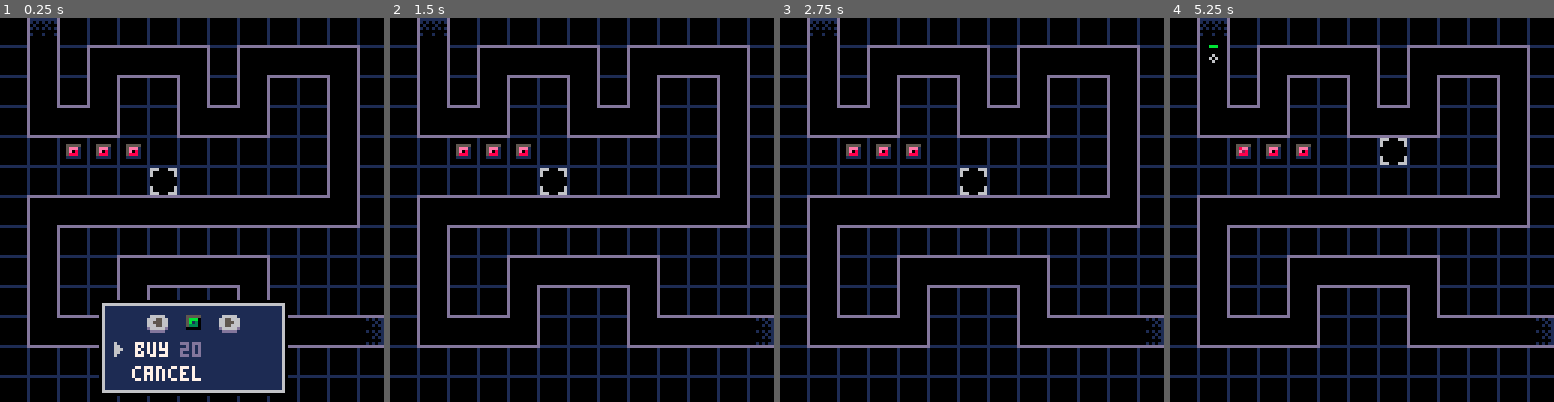
Above: before the commit, frames 1-4 (left to right).
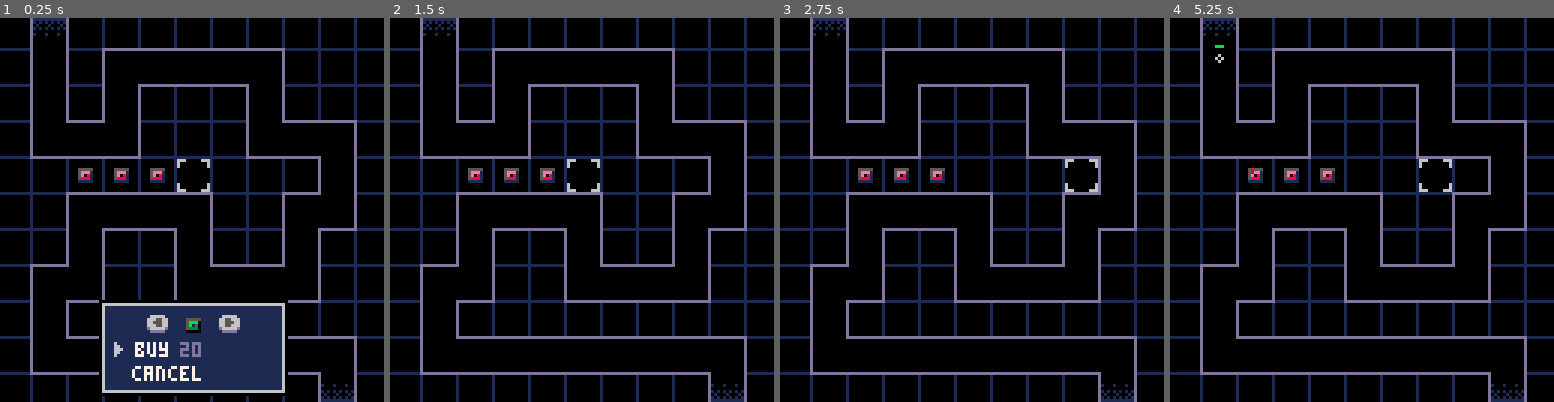
Above: after the commit, the same moments.

Repository: beardedsakimonkey/pixel_td.p8
Game: PICO-8 cartridge pixel_td.p8
Same seed, same stepped clock (60 frames per second), same inputs: the game is played once before the commit and once after it.
Inputs:
- Up to frame 1 (0.25 s): no input
- Up to frame 2 (1.5 s): tap X (X key) at 0.33, 1.07 s; tap O (Z key) at 0.7 s
- Up to frame 3 (2.75 s): hold Right 1.6-2.1 s; tap O (Z key) at 1.7, 2.1, 2.5 s; tap X (X key) at 1.85 s; hold Up 2.15-2.42 s; hold Right from 2.47 s (still down)
- Up to frame 4 (5.25 s): tap O (Z key) every 0.4 s from 2.9 to 4.9 s; tap X (X key) at 2.97, 4.08, 5.2 s; release Right at 3.03 s; hold Left 3.08-3.58 s; hold Down 3.63-3.97 s; hold Right 4.02-4.68 s; hold Up 4.73-5.03 s; hold Left from 5.08 s (still down)

The runs differ from the first frame. In frame 1, 23% of the frame differs, in the area x 0-100%, y 0-100%; in frame 2, 27%; in frame 3, 27%; in frame 4, 27%.

Commit message:
increase cell size

Diff:
--- a/core.lua
+++ b/core.lua
@@ -5,27 +5,28 @@
     {x=1,  y=3,  c=corner.BL},
     {x=3,  y=3,  c=corner.BR},
     {x=3,  y=1,  c=corner.TL},
-    {x=6,  y=1,  c=corner.TR},
-    {x=6,  y=3,  c=corner.BL},
-    {x=8,  y=3,  c=corner.BR},
-    {x=8,  y=1,  c=corner.TL},
-    {x=11, y=1,  c=corner.TR},
-    {x=11, y=6,  c=corner.BR},
-    {x=1,  y=6,  c=corner.TL},
-    {x=1,  y=10, c=corner.BL},
-    {x=4,  y=10, c=corner.BR},
-    {x=4,  y=8,  c=corner.TL},
-    {x=8,  y=8,  c=corner.TR},
-    {x=8,  y=10, c=corner.BL},
-    {x=12, y=10, c=corner.RIGHT},
+    {x=7,  y=1,  c=corner.TR},
+    {x=7,  y=3,  c=corner.BL},
+    {x=9,  y=3,  c=corner.TR},
+    {x=9,  y=5,  c=corner.BR},
+    {x=8,  y=5,  c=corner.TL},
+    {x=8,  y=7,  c=corner.BR},
+    {x=5,  y=7,  c=corner.BL},
+    {x=5,  y=5,  c=corner.TR},
+    {x=2,  y=5,  c=corner.TL},
+    {x=2,  y=7,  c=corner.BR},
+    {x=1,  y=7,  c=corner.TL},
+    {x=1,  y=9,  c=corner.BL},
+    {x=9,  y=9,  c=corner.TR},
+    {x=9,  y=10, c=corner.BOT},
 }
 grid_bitmap = {}
 path_points = {}
 sel = {
-    dst_x=50, dst_y=50,
-    x=50, y=50,
-    src_x=50, src_y=50,
-    ts_x=0, ts_y=0, -- animation start time
+    dst_x=58, dst_y=46,
+        x=58,     y=46,
+    src_x=58, src_y=46,
+    tx=0, ty=0, -- animation start time
 }
 enemies = {}
 towers = {}
@@ -39,13 +40,32 @@
 shop_pressing_right = false
 shop_pressing_left = false
 
+-- Convert grid coordinates to pixel coordinates
+local function g2p(cell)
+    local top  = (cell.y * 12) - 2
+    local left = (cell.x * 12) - 2
+    return {top=top, left=left, bot=top+12, right=left+12}
+end
+
+-- Convert pixel coordinates to grid coordinates
+local function p2g(x, y)
+    return {
+        x=flr((x+2)/12),
+        y=flr((y+2)/12),
+    }
+end
+
 --------------------------------------------------------------------------------
 -- INIT
 --------------------------------------------------------------------------------
 function _init()
+    poke(0x5f5c, 9) -- key repeat delay
+    poke(0x5f5d, 3) -- key repeat interval
+
     -- Set up auxiliary data structures
     init_grid_bitmap()
     init_path_points()
+
     -- Make towers
     make_tower(TWR.red, 4, 4)
     make_tower(TWR.red, 3, 4)
@@ -54,10 +74,10 @@
 
 -- Helps impl of selection movement
 function init_grid_bitmap()
-    for i = 1, 13 do
+    for _=0, 10 do
         add(grid_bitmap, {0, 0, 0, 0, 0, 0, 0, 0, 0, 0, 0, 0, 0})
     end
-    for i = 2, #map do
+    for i=2, #map do
         local ca, cb = map[i-1], map[i]
         if ca.x == cb.x then
             local step = ca.y < cb.y and 1 or -1
@@ -76,9 +96,10 @@
 -- Helps impl of enemy movement
 function init_path_points()
     for i = 1, #map do
+        local p = g2p(map[i])
         add(path_points, {
-            x = map[i].x * 10 + 4,
-            y = map[i].y * 10 + 4,
+            x = p.left + 6,
+            y = p.top + 6,
         })
     end
 end
@@ -122,22 +143,22 @@
         if btnp(B.up)    then move_selection(B.up) end
         if btnp(B.down)  then move_selection(B.down) end
     end
-    if sel.ts_x ~= 0 then -- is animating
-        local dt = min(1, (time() - sel.ts_x)*4)
+    if sel.tx ~= 0 then -- is animating
+        local dt = min(1, (time() - sel.tx)*6)
         if dt == 1 then -- done animating
             sel.x = sel.dst_x
             sel.src_x = sel.dst_x
-            sel.ts_x = 0
+            sel.tx = 0
         else
             sel.x = lerp(sel.src_x, sel.dst_x, easeout(dt))
         end
     end
-    if sel.ts_y ~= 0 then -- is animating
-        local dt = min(1, (time() - sel.ts_y)*4)
+    if sel.ty ~= 0 then -- is animating
+        local dt = min(1, (time() - sel.ty)*6)
         if dt == 1 then -- done animating
             sel.y = sel.dst_y
             sel.src_y = sel.dst_y
-            sel.ts_y = 0
+            sel.ty = 0
         else
             sel.y = lerp(sel.src_y, sel.dst_y, easeout(dt))
         end
@@ -247,8 +268,9 @@
                 -- Todo: what happens when enemy dies from another bullet?
                 -- perhaps we keep enemy objects around with a 'dead' flag until
                 -- all of them are dead?
+                local p = g2p(twr)
                 add(twr.bullets, {
-                    x=twr.x*10+4, y=twr.y*10+4,
+                    x=p.left+6, y=p.top+6,
                     rotation=0,
                     enemy=enmy,
                     particles={},
@@ -345,15 +367,16 @@
 end
 
 function twr_is_selected(twr)
-    local x, y = sel.dst_x/10, sel.dst_y/10
-    return twr.x == x and twr.y == y
+    local g = p2g(sel.dst_x, sel.dst_y)
+    return twr.x == g.x and twr.y == g.y
 end
 
 -- Todo: this doesn't actually do the moving
 function move_selection(dir)
     -- Find destination cell
-    local dst_x = sel.dst_x / 10
-    local dst_y = sel.dst_y / 10
+    local g = p2g(sel.dst_x, sel.dst_y)
+    local dst_x = g.x
+    local dst_y = g.y
     local cell_dx = dir == B.right and 1 or dir == B.left and -1 or 0
     local cell_dy = dir == B.down and  1 or dir == B.up   and -1 or 0
     while true do
@@ -362,7 +385,7 @@
         dst_y += cell_dy
         -- bail if we reached a boundary
         if dst_x <= 0 or dst_y <= 0 or
-            dst_x >= 12 or dst_y >= 12 then
+            dst_x >= 10 or dst_y >= 10 then
             return
         end
         -- break if it's a valid cell
@@ -374,25 +397,26 @@
     if cell_dx ~= 0 then
         if sel.x ~= sel.dst_x then
             sel.src_x = sel.x
-            sel.ts_x = time()
-        end
-        if sel.ts_x == 0 then
-            sel.ts_x = time()
+            sel.tx = time()
+        end
+        if sel.tx == 0 then
+            sel.tx = time()
         end
     end
     if cell_dy ~= 0 then
         if sel.y ~= sel.dst_y then
             sel.src_y = sel.y
-            sel.ts_y = time()
-        end
-        if sel.ts_y == 0 then
-            sel.ts_y = time()
+            sel.ty = time()
+        end
+        if sel.ty == 0 then
+            sel.ty = time()
         end
     end
 
     -- Update destination
-    sel.dst_x = dst_x * 10
-    sel.dst_y = dst_y * 10
+    local p = g2p({x=dst_x, y=dst_y})
+    sel.dst_x = p.left
+    sel.dst_y = p.top
 end
 
 --------------------------------------------------------------------------------
@@ -402,8 +426,8 @@
     cls(C.black)
 
     -- Draw grid lines
-    for y = 9, 127, 10 do line(0, y, 127, y, C.dark_blue) end
-    for x = 9, 127, 10 do line(x, 0, x, 127, C.dark_blue) end
+    for y = 10, 127, 12 do line(0, y, 127, y, C.dark_blue) end
+    for x = 10, 127, 12 do line(x, 0, x, 127, C.dark_blue) end
 
     -- Draw path
     for i = 2, #map do
@@ -414,45 +438,36 @@
         rect(ca.x, ca.y, cb.x, cb.y, C.indigo)
 
         -- cover up unwanted borders
-        local top   = (cell_a.y * 10) - 1
-        local left  = (cell_a.x * 10) - 1
-        local bot   = top + 10
-        local right = left + 10
+        local a = g2p(cell_a)
         if cell_a.c == corner.BL then
-            line(right, bot-1, right, top+1, C.black)
+            line(a.right, a.bot-1, a.right, a.top+1, C.black)
         elseif cell_a.c == corner.BR then
-            line(left+1, top, right-1, top, C.black)
+            line(a.left+1, a.top, a.right-1, a.top, C.black)
         elseif cell_a.c == corner.TL then
-            line(left+1, bot, right-1, bot, C.black)
+            line(a.left+1, a.bot, a.right-1, a.bot, C.black)
         elseif cell_a.c == corner.TR then
-            line(left, bot-1, left, top+1, C.black)
+            line(a.left, a.bot-1, a.left, a.top+1, C.black)
         end
 
         -- draw path enter/exit decoration
         for j = 1, #map, #map-1 do
             local c = map[j].c
-            local sp, w, h
-            if c == corner.TOP or c == corner.BOT then
-                sp = 10
-                w = 2
-                h = 1
-            else
-                sp = 12
-                w = 1
-                h = 2
-            end
-            local flip_x = c == corner.LEFT
+            local spr_x = (c == corner.TOP or c == corner.BOT) and 80 or 96
+            local flip_x = c == corner.RIGHT
             local flip_y = c == corner.BOT
-            spr(sp, map[j].x*10, map[j].y*10, w, h, flip_x, flip_y)
+            local p = g2p(map[j])
+            local top = mid(0, p.top, 116)
+            local left = mid(0, p.left, 117)
+            sspr(spr_x, 0, 12, 12, left, top, 12, 12, flip_x, flip_y)
         end
     end
 
     -- Draw selection
     do
-        local top   = sel.y
-        local left  = sel.x
-        local bot   = top + 8
-        local right = left + 8
+        local top   = sel.y + 1
+        local left  = sel.x + 1
+        local bot   = top + 10
+        local right = left + 10
         local color = C.light_gray
         -- top left corner
         line(left, top, left+2, top, color)
@@ -470,11 +485,10 @@
 
     foreach(towers, function(twr)
         -- Draw tower
-        local x = twr.x*10
-        local y = twr.y*10
-        spr(twr.type, x, y)
+        local p = g2p(twr)
+        spr(twr.type, p.left+3, p.top+3)
         if twr_is_selected(twr) then -- draw range
-            circ(x+4, y+4, twr.range, C.light_gray)
+            circ(p.left+4, p.top+4, twr.range, C.light_gray)
         end
 
         -- Draw bullets
@@ -516,7 +530,7 @@
             local offy = shop_pressing_left and 1 or 0
             print('⬅️', 49, 99+offy, C.light_gray)
         else
-            -- print('⬅️', 49, 99, C.dark_gray)
+            print('⬅️', 49, 100, C.dark_gray)
         end
         if show_right then
             print('➡️', 73, 100, C.indigo)
@@ -524,11 +538,11 @@
             local offy = shop_pressing_right and 1 or 0
             print('➡️', 73, 99+offy, C.light_gray)
         else
-            -- print('➡️', 73, 99, C.dark_gray)
+            print('➡️', 73, 100, C.dark_gray)
         end
         if open_shop == ST.buy then
             pal(C.dark_blue, C.black)
-            spr(shop_sel_twr, 62-2, 99-2)
+            spr(shop_sel_twr, 61, 99)
             pal()
             local offx = shop_sel_opt==1 and 1 or 0
             print('buy', 44+offx, 108, C.white)
@@ -540,7 +554,7 @@
             print('20', 60, 108, C.indigo)
         end
         -- arrow
-        spr(13, 38, shop_sel_opt==1 and 108 or 116)
+        spr(14, 38, shop_sel_opt==1 and 108 or 116)
         local offx = shop_sel_opt==2 and 1 or 0
         print('cancel', 44+offx, 116, C.white)
     end
@@ -552,15 +566,14 @@
     color(C.red)
 end
 
-function get_cell_corner(cell)
-    local top   = (cell.y * 10) - 1
-    local left  = (cell.x * 10) - 1
-    local bot   = top + 10
-    local right = left + 10
-    if cell.c == corner.TOP   then return {x = left, y = top} end
-    if cell.c == corner.RIGHT then return {x = right, y = top} end
-    if cell.c == corner.TL    then return {x = left, y = bot} end
-    if cell.c == corner.BL    then return {x = right, y = bot} end
-    if cell.c == corner.BR    then return {x = right, y = top} end
-    if cell.c == corner.TR    then return {x = left, y = top} end
-end
+function get_cell_corner(grid_cell)
+    local cell = g2p(grid_cell)
+    local c = grid_cell.c
+    if c == corner.TOP   then return {x = cell.left,  y = cell.top} end
+    if c == corner.RIGHT then return {x = cell.right, y = cell.top} end
+    if c == corner.BOT   then return {x = cell.right, y = cell.bot} end
+    if c == corner.TL    then return {x = cell.left,  y = cell.bot} end
+    if c == corner.BL    then return {x = cell.right, y = cell.bot} end
+    if c == corner.BR    then return {x = cell.right, y = cell.top} end
+    if c == corner.TR    then return {x = cell.left,  y = cell.top} end
+end
--- a/pixel_td.p8
+++ b/pixel_td.p8
@@ -4,12 +4,15 @@
 #include util.lua
 #include core.lua
 __gfx__
-00000000000000000000000000000000000000000000000000000000000000000000000000000000111111111000000000101011600000000000000000000000
-000000000000000000000000000000000000000000000000000000000bbbbbbb0eeeeeee0ccccccc101010101000000000000101660000000000000000000000
-0000000000555550005555500055555000bbbbb000eeeee000ccccc00b5555530e5555580c55555d010001000000000000001011666000000000000000000000
-00000000005bbb10005eee10005ccc1000b5553000e5558000c555d00b5bbb130e5eee280c5ccc1d101010101000000000000001660000000000000000000000
-00000000005b0310005e0810005c0d1000b5013000e5028000c501d00b5b03130e5e08280c5c0d1d000000000000000000101011600000000000000000000000
-000000000053331000588810005ddd1000b1113000e2228000c111d00b5333130e5888280c5ddd1d100010001000000000000101000000000000000000000000
-00000000001111100011111000111110003333300088888000ddddd00b1111130e2222280c11111d000000000000000000001011000000000000000000000000
-0000000000000000000000000000000000000000000000000000000003333333088888880ddddddd000000000000000000000001000000000000000000000000
-00000000000000000000000000000000000000000000000000000000000000000000000000000000000000000000000000101011000000000000000000000000
+00000000000000000000000000000000000000000000000000000000bbbbbbb0eeeeeee0ccccccc0011111111111000000000000000000006000000000000000
+000000000555550005555500055555000bbbbb000eeeee000ccccc00b5555530e5555580c55555d0010101010101000001101010000000006600000000000000
+0000000005bbb10005eee10005ccc1000b5553000e5558000c555d00b5bbb130e5eee280c5ccc1d0001000100010000001010000000000006660000000000000
+0000000005b0310005e0810005c0d1000b5013000e5028000c501d00b5b03130e5e08280c5c0d1d0010101010101000001101000000000006600000000000000
+00000000053331000588810005ddd1000b1113000e2228000c111d00b5333130e5888280c5ddd1d0000000000000000001000000000000006000000000000000
+0000000001111100011111000111110003333300088888000ddddd00b1111130e2222280c11111d0010001000100000001101010000000000000000000000000
+000000000000000000000000000000000000000000000000000000003333333088888880ddddddd0000000000000000001010000000000000000000000000000
+00000000000000000000000000000000000000000000000000000000000000000000000000000000000000000000000001101000000000000000000000000000
+00000000000000000000000000000000000000000000000000000000000000000000000000000000000000000000000001000000000000000000000000000000
+00000000000000000000000000000000000000000000000000000000000000000000000000000000000000000000000001101010000000000000000000000000
+00000000000000000000000000000000000000000000000000000000000000000000000000000000000000000000000001010000000000000000000000000000
+00000000000000000000000000000000000000000000000000000000000000000000000000000000000000000000000001101000000000000000000000000000
